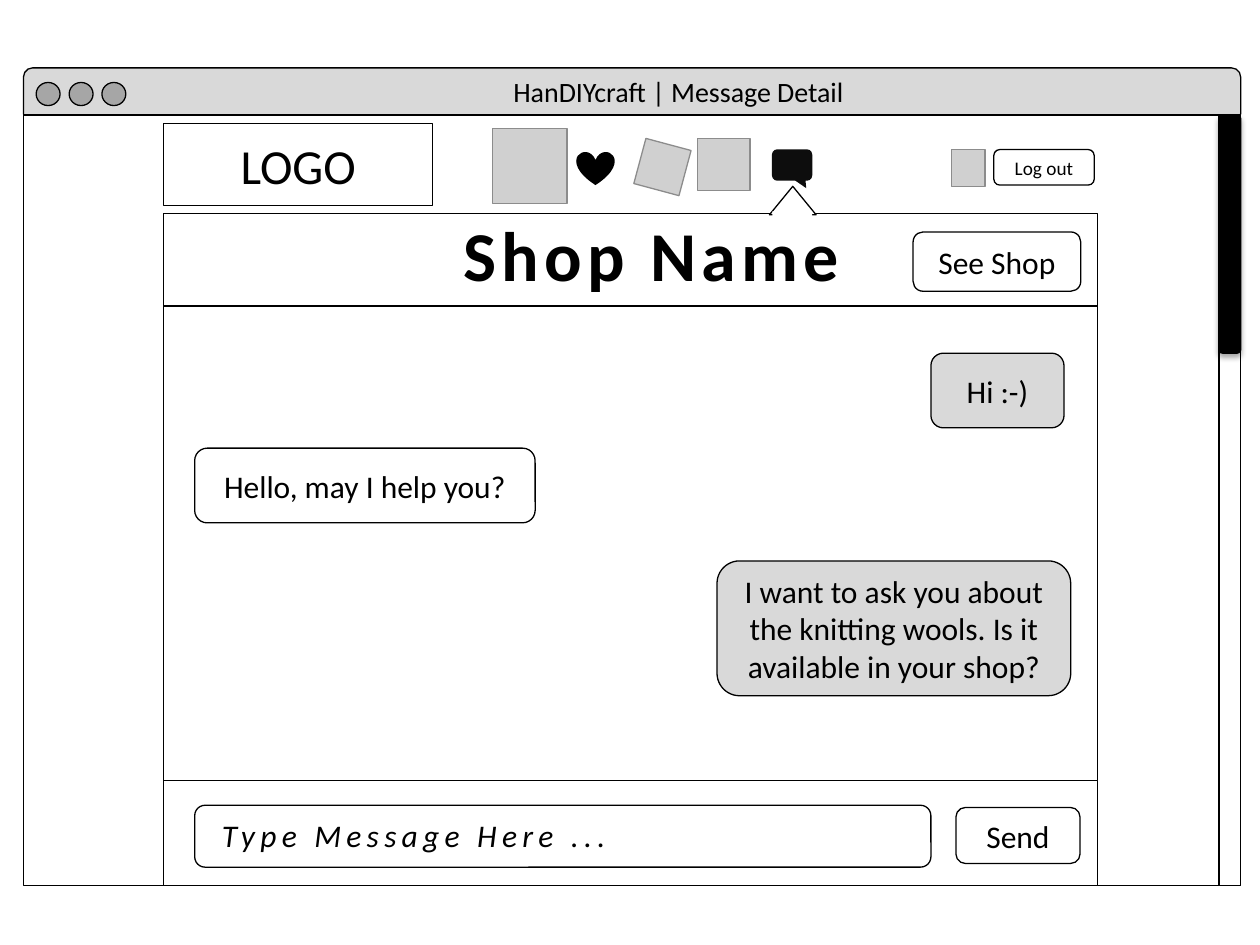
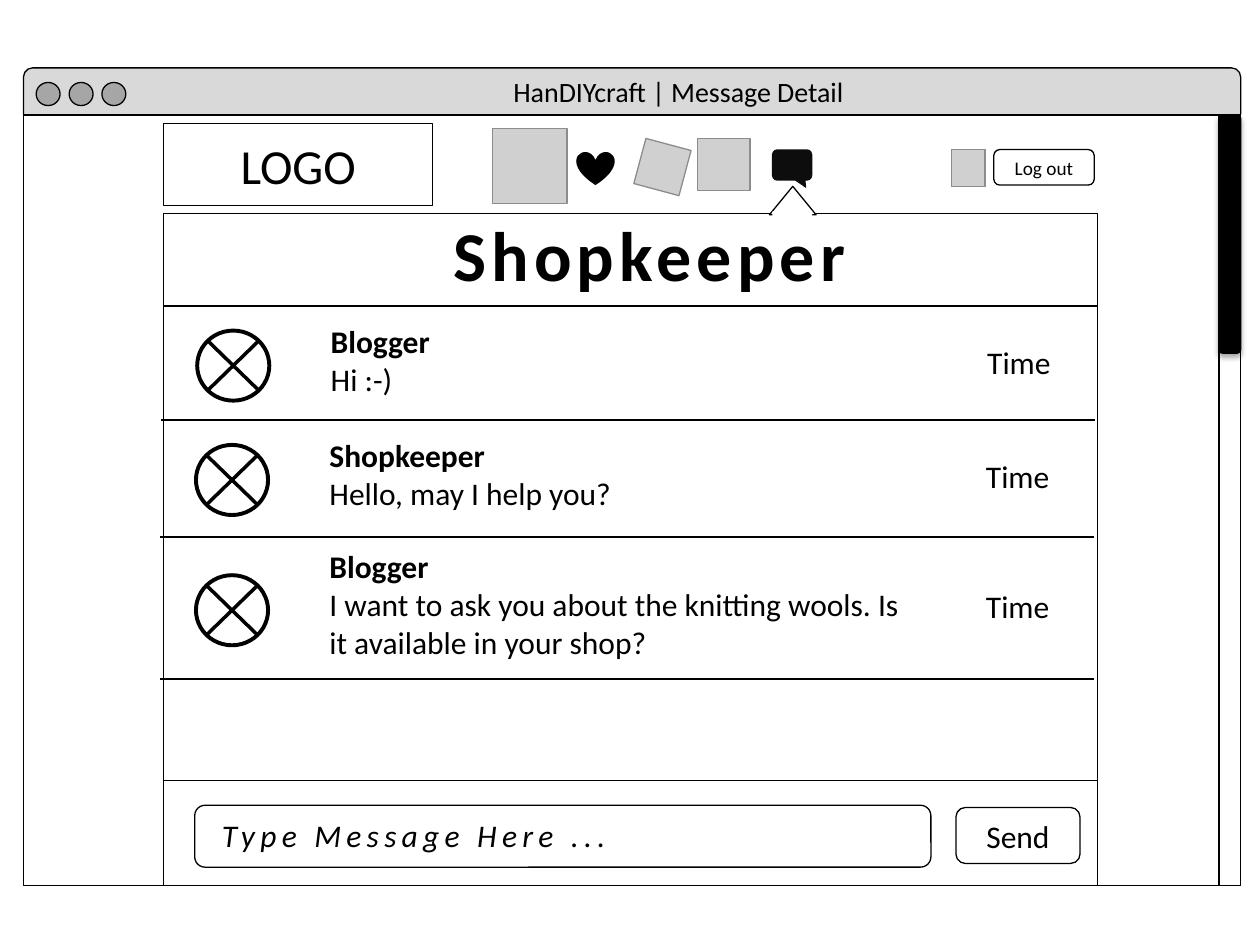
Before and after one commit to asciidaitoon/HanDIYcraft, a slide deck: slide 32 of GUI/HanDIYcraft-Web Rough GUI Design-V.2.0.pptx. Drawn at 1260x945 pixels with LibreOffice and Linux fonts; fonts in the diff are those of the drawing; grey boxes stand for pictures. Boxes give left, top, right and bottom in pixels: in the first picture for what was removed or moved away, otherwise in the second. Text is boxed around its words. In the diff, an @@ line names an element or a change of style, - is before the commit and + after.

```diff
--- a/GUI/HanDIYcraft-Web Rough GUI Design-V.2.0.pptx
+++ b/GUI/HanDIYcraft-Web Rough GUI Design-V.2.0.pptx
@@ text at [453,232,845,292]: text changed @@
-Shop Name
+Shopkeeper
@@ rounded rectangle removed at [914,232,1081,291] @@
-See Shop
@@ ellipse added at [198,330,270,401], outline #000000 2.25 pt @@
@@ line added from (208, 340) to (258, 391), #000000 2 pt @@
@@ line added from (208, 391) to (258, 340), #000000 2 pt @@
@@ text added at [331,331,430,391], 18 pt, text #000000, bold @@
+Blogger
+Hi :-)
@@ rounded rectangle removed at [931,353,1065,427] @@
-Hi :-)
@@ text added at [987,352,1050,375], 18 pt, text #000000 @@
+Time
@@ line added from (161, 420) to (1095, 420), #000000 1 pt @@
@@ ellipse added at [197,445,268,515], outline #000000 2.25 pt @@
@@ text "Shopkeeper": place and size @@
-text "Shopkeeper" at [195,449,536,523]
+text "Shopkeeper" at [329,445,611,510]
@@ text "Shopkeeper" at [329,445,611,510]: vertical alignment middle to top; fill #FFFFFF to none; outline #000000 0.75 pt to none @@
@@ text at [329,445,484,472]: paragraph added @@
+Shopkeeper
@@ line added from (207, 455) to (257, 505), #000000 2 pt @@
@@ line added from (207, 505) to (257, 455), #000000 2 pt @@
@@ text added at [986,466,1049,489], 18 pt, text #000000 @@
+Time
@@ text at [329,483,611,510]: alignment centre to left @@
@@ line added from (160, 537) to (1094, 537), #000000 1 pt @@
@@ text "Blogger": place and size @@
-text "Blogger" at [717,561,1071,696]
+text "Blogger" at [329,556,898,659]
@@ text "Blogger" at [329,556,898,659]: vertical alignment middle to top; fill #D9D9D9 to none; outline #000000 0.75 pt to none @@
@@ text at [329,556,428,584]: paragraph added @@
+Blogger
@@ ellipse added at [197,576,268,646], outline #000000 2.25 pt @@
@@ line added from (207, 586) to (257, 635), #000000 2 pt @@
@@ line added from (207, 635) to (257, 586), #000000 2 pt @@
@@ text at [329,594,898,659]: alignment centre to left @@
@@ text added at [986,596,1049,619], 18 pt, text #000000 @@
+Time
@@ line added from (160, 679) to (1094, 679), #000000 1 pt @@
```
Also in this commit, not shown: 1 other slide changed, 19 other files.
